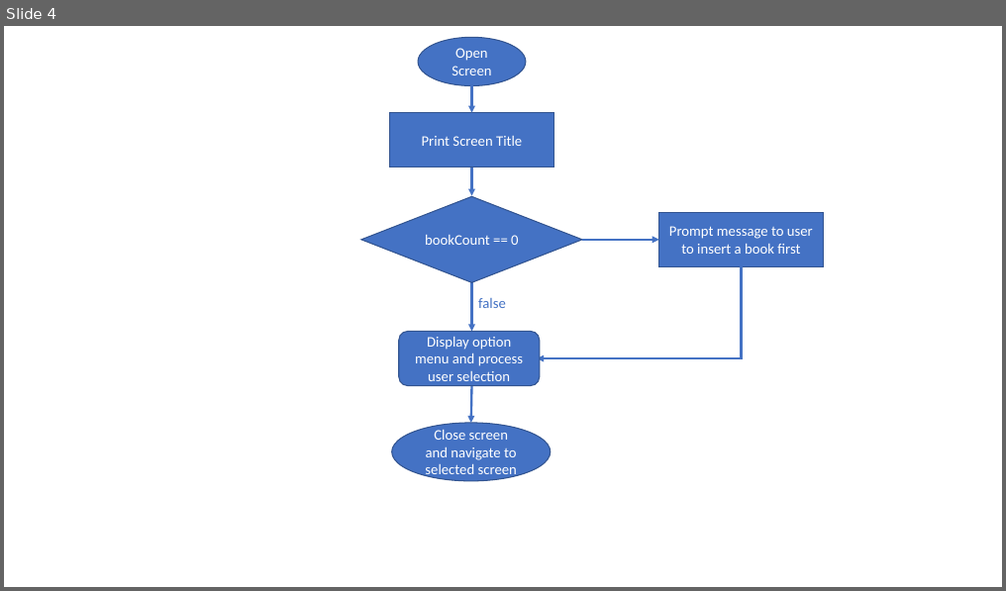
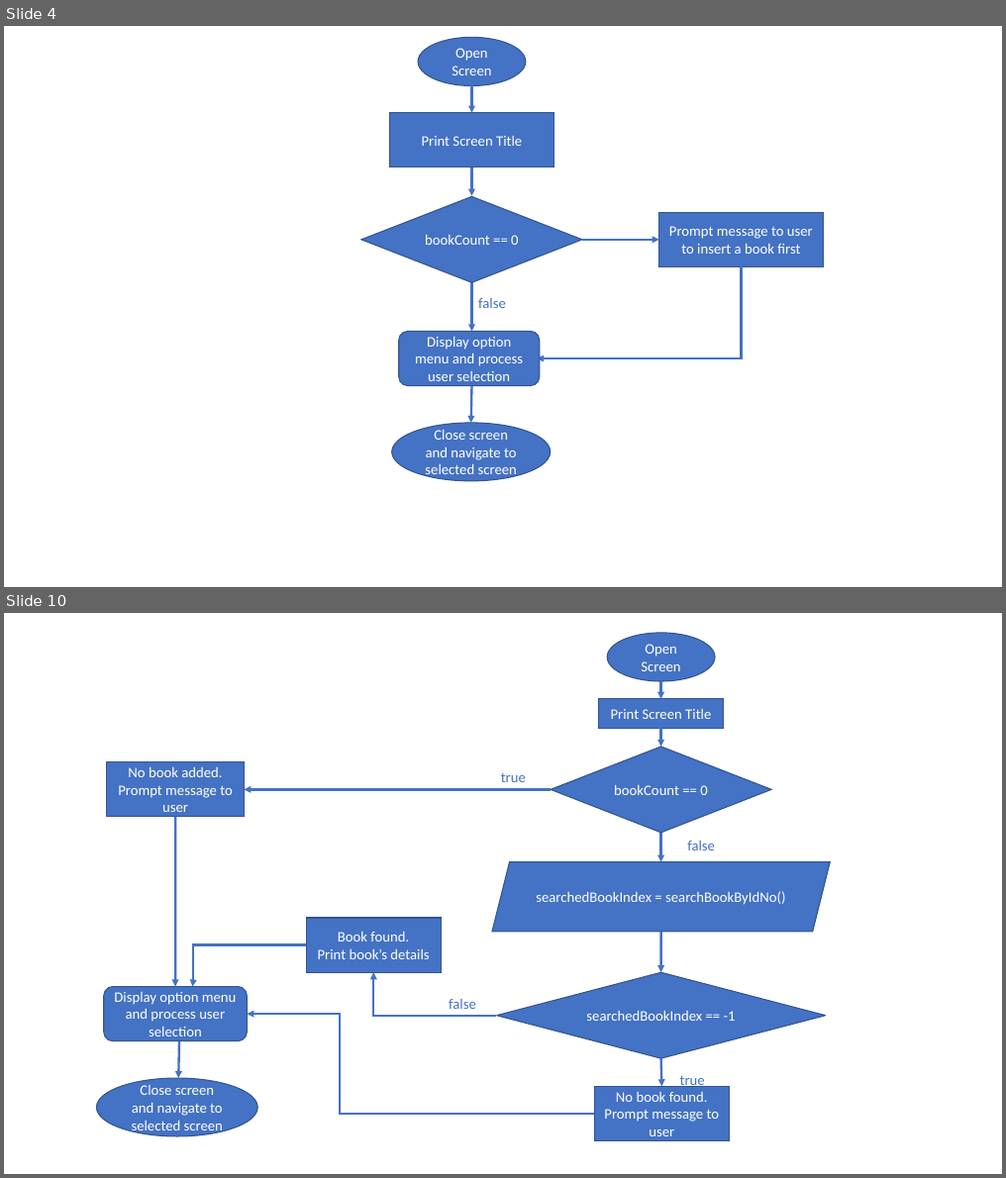
Before and after one commit to CaptainMaxVN/LLP109_BookManagement, a slide deck: Block Diagram.pptx. Shown one above the other, each under a label of ours: slide 4 before the commit, slides 4 and 10 after it; the slides between them are not shown. The pictures are 1006x591 and 1006x1178 pixels, drawn with LibreOffice and Linux fonts; fonts in the diff are those of the drawing. Boxes give left, top, right and bottom in pixels: in the first picture for what was removed or moved away, otherwise in the second. Text is boxed around its words. In the diff, an @@ line names an element or a change of style, - is before the commit and + after.

```diff
--- a/Block Diagram.pptx
+++ b/Block Diagram.pptx
@@ slide 10 added at (x1=4, y1=613, x2=1002, y2=1174), background #FFFFFF @@
@@ ellipse added at (x1=607, y1=633, x2=715, y2=681), fill #4472C4, outline #325491 1 pt, 14 pt, text #FFFFFF @@
+Open Screen
@@ rectangle added at (x1=599, y1=699, x2=724, y2=728), fill #4472C4, outline #325491 1 pt, 14 pt, text #FFFFFF @@
+Print Screen Title
@@ arrow added from (661, 681) to (661, 699), #4472C4 2.25 pt @@
@@ arrow added from (661, 728) to (661, 747), #4472C4 2.25 pt @@
@@ diamond added at (x1=550, y1=747, x2=771, y2=833), fill #4472C4, outline #325491 1 pt, 14 pt, text #FFFFFF @@
+bookCount == 0
@@ rectangle added at (x1=107, y1=761, x2=245, y2=817), fill #4472C4, outline #325491 1 pt, 14 pt, text #FFFFFF @@
+No book added.
+Prompt message to user
@@ arrow added from (550, 789) to (245, 789), #4472C4 2.25 pt @@
@@ text added at (x1=501, y1=773, x2=526, y2=782), 14 pt, text #4472C4 @@
+true
@@ arrow added from (175, 817) to (175, 986), #4472C4 2.25 pt @@
@@ arrow added from (661, 833) to (661, 862), #4472C4 2.25 pt @@
@@ text added at (x1=687, y1=841, x2=715, y2=851), 14 pt, text #4472C4 @@
+false
@@ parallelogram added at (x1=492, y1=862, x2=830, y2=932), fill #4472C4, outline #325491 1 pt, 14 pt, text #FFFFFF @@
+searchedBookIndex = searchBookByIdNo()
@@ rectangle added at (x1=307, y1=918, x2=442, y2=972), fill #4472C4, outline #325491 1 pt, 14 pt, text #FFFFFF @@
+Book found.
+Print book’s details
@@ arrow added from (661, 932) to (661, 972), #4472C4 2.25 pt @@
@@ elbow arrow added from (307, 946) to (193, 986), #4472C4 2.25 pt @@
@@ rounded rectangle added at (x1=104, y1=986, x2=247, y2=1042), fill #4472C4, outline #325491 1 pt, 14 pt, text #FFFFFF @@
+Display option menu and process user selection
@@ elbow arrow added from (497, 1016) to (374, 972), #4472C4 2.25 pt @@
@@ diamond added at (x1=497, y1=972, x2=826, y2=1059), fill #4472C4, outline #325491 1 pt, 14 pt, text #FFFFFF @@
+searchedBookIndex == -1
@@ elbow arrow added from (595, 1114) to (248, 1014), #4472C4 2.25 pt @@
@@ text added at (x1=449, y1=999, x2=476, y2=1009), 14 pt, text #4472C4 @@
+false
@@ arrow added from (179, 1042) to (178, 1078), #4472C4 2.25 pt @@
@@ ellipse added at (x1=97, y1=1078, x2=258, y2=1137), fill #4472C4, outline #325491 1 pt, 14 pt, text #FFFFFF @@
+Close screen and navigate to selected screen
@@ rectangle added at (x1=595, y1=1087, x2=730, y2=1142), fill #4472C4, outline #325491 1 pt, 14 pt, text #FFFFFF @@
+No book found.
+Prompt message to user
@@ arrow added from (661, 1059) to (662, 1087), #4472C4 2.25 pt @@
@@ text added at (x1=680, y1=1076, x2=705, y2=1090), 14 pt, text #4472C4 @@
+true
```
Also in this commit, not shown: 1 slide changed, 6 other slides added, 2 other files.
